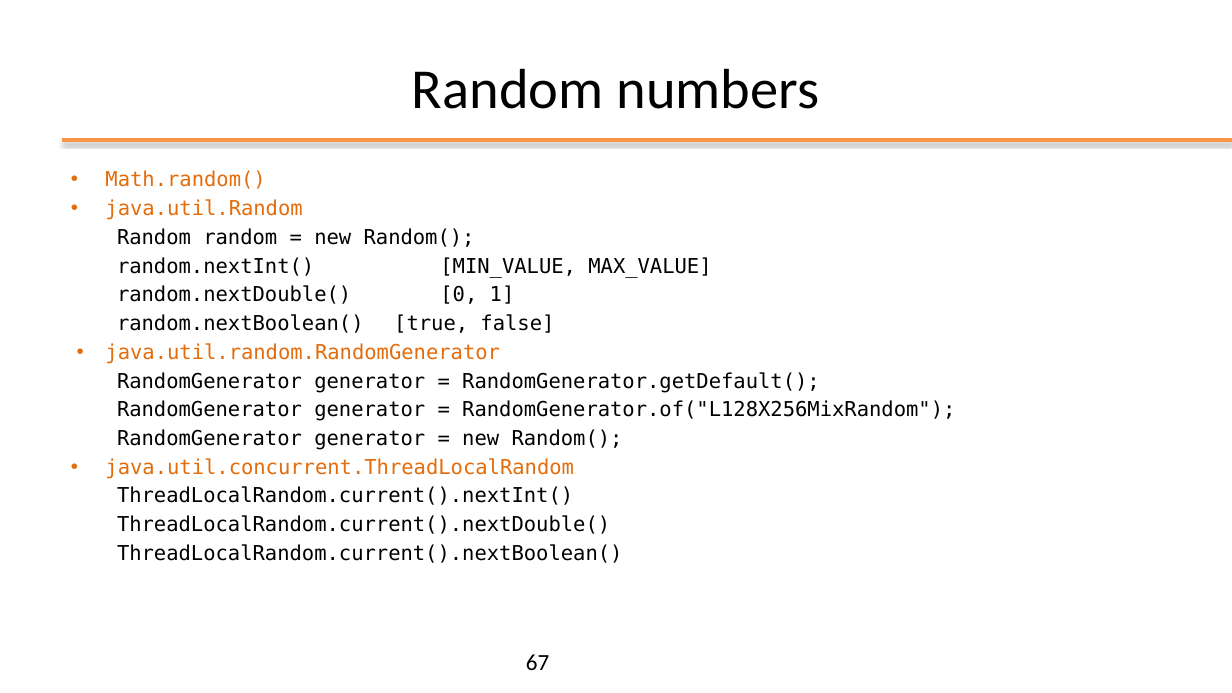
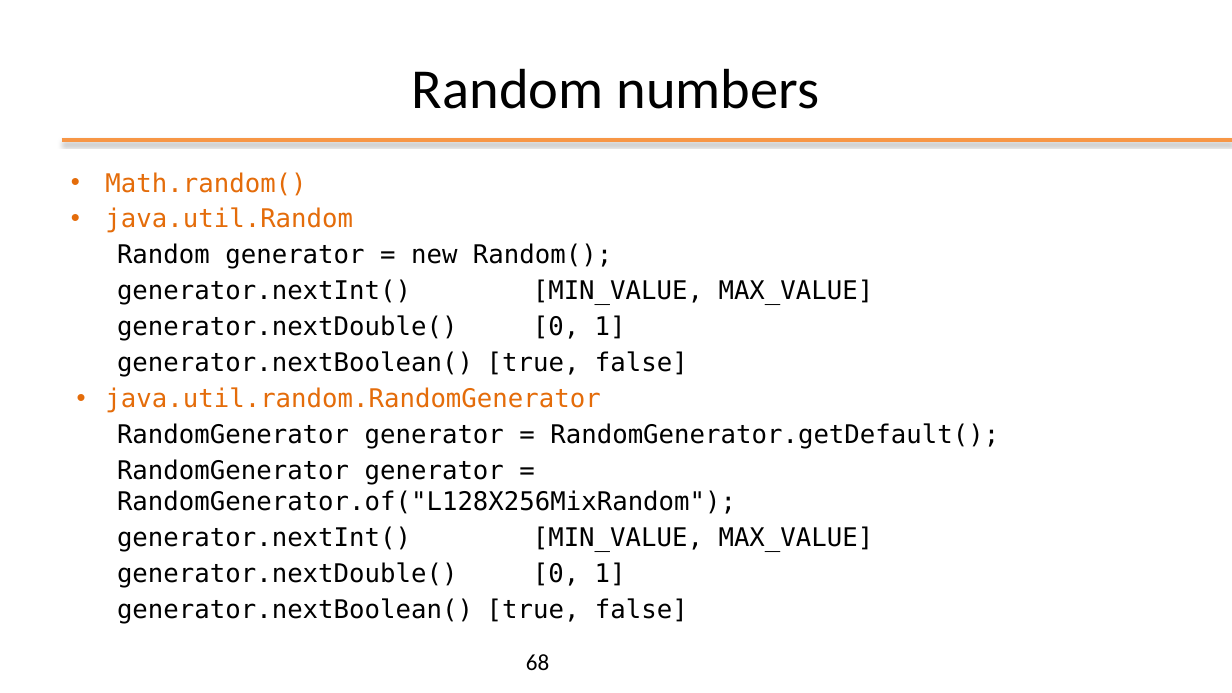
Before and after one commit to nbicocchi/learn-java-core, a slide deck: slide 68 of assets/slides/E2 - Java Basics.pptx (slide 67 before the commit). Drawn at 1232x693 pixels with LibreOffice and Linux fonts; fonts in the diff are those of the drawing; background and template pictures are left out. Boxes give left, top, right and bottom in pixels: in the first picture for what was removed or moved away, otherwise in the second. Text is boxed around its words. In the diff, an @@ line names an element or a change of style, - is before the commit and + after.

```diff
--- a/assets/slides/E2 - Java Basics.pptx
+++ b/assets/slides/E2 - Java Basics.pptx
@@ text at bbox=[105, 172, 999, 514]: size 16 to 20 pt in "Math.random()", "java.util.Random", "java.util.random.RandomGenerator", "RandomGenerator generator = RandomGenerator.getDefault();" and 1 more places @@
@@ text at bbox=[117, 243, 874, 377]: text changed; size 16 to 20 pt @@
-  Random random = new Random();
-  random.nextInt() [MIN_VALUE, MAX_VALUE]
-  random.nextDouble() [0, 1]
-  random.nextBoolean() [true, false]
+  Random generator = new Random();
+  generator.nextInt() [MIN_VALUE, MAX_VALUE]
+  generator.nextDouble() [0, 1]
+  generator.nextBoolean() [true, false]
@@ text at bbox=[117, 526, 874, 623]: text changed; size 16 to 20 pt @@
-  RandomGenerator generator = new Random();
-• java.util.concurrent.ThreadLocalRandom
-  ThreadLocalRandom.current().nextInt()
-  ThreadLocalRandom.current().nextDouble()
-  ThreadLocalRandom.current().nextBoolean()
+  generator.nextInt() [MIN_VALUE, MAX_VALUE]
+  generator.nextDouble() [0, 1]
+  generator.nextBoolean() [true, false]
@@ page number at bbox=[526, 654, 549, 670]: text changed @@
-67
+68
```
Also in this commit, not shown: 23 other slides changed, 4 slides added, 3 slides removed, 1 other file.
